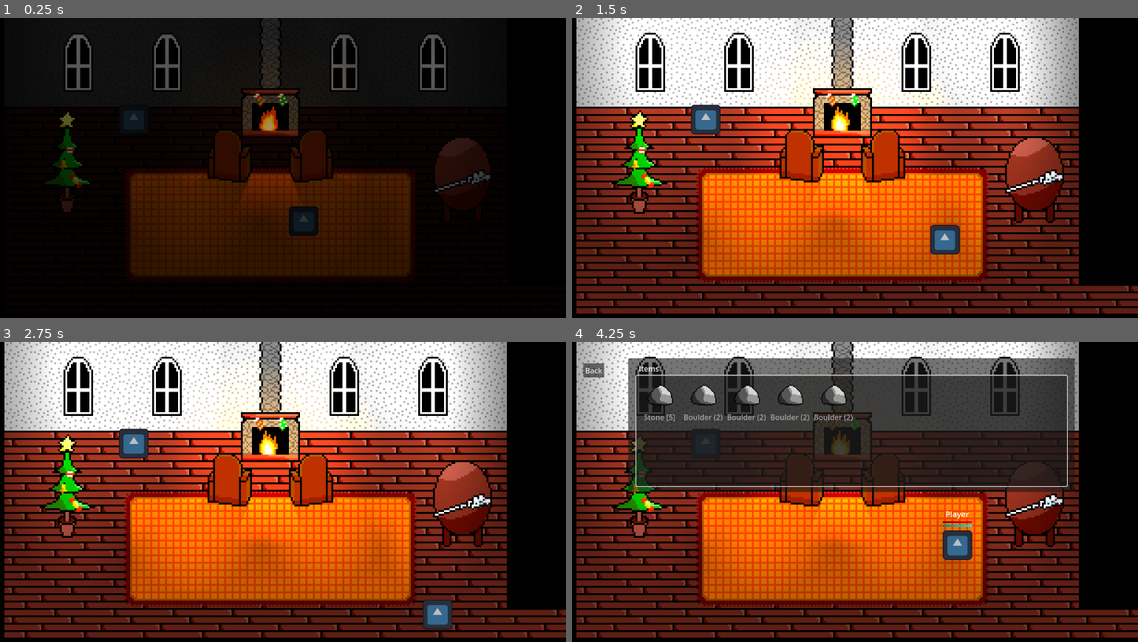
Above: before the commit, frames 1-4 (two rows, left to right).
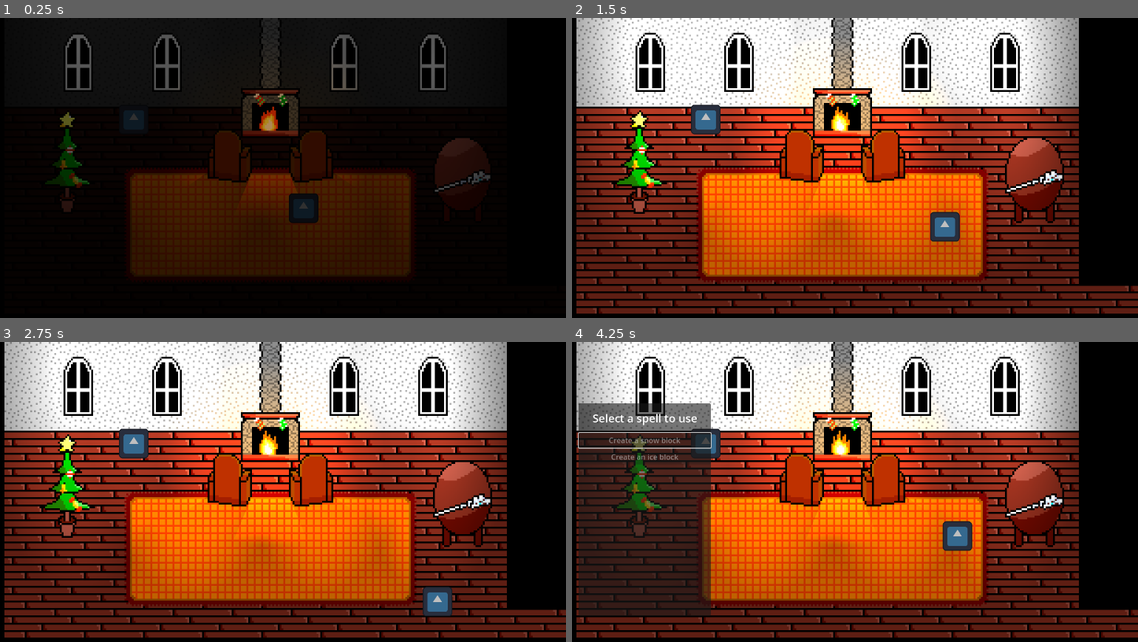
Above: after the commit, the same moments.

Repository: Monwiz/TheChristmasWand
Game: Godot game, scene res://Scenes/1.1home.tscn
Same seed, same stepped clock (60 frames per second), same inputs: the game is played once before the commit and once after it. The engine's default icon, where the game draws it, is replaced by a stand-in: a white triangle on a blue panel in a dark square.
Inputs:
- Up to frame 1 (0.25 s): no input
- Up to frame 2 (1.5 s): tap Enter (ui_accept) at 0.5, 0.77 s; hold Right (ui_right) 0.53-1.28 s; hold Down (ui_down) from 1.28 s (still down)
- Up to frame 3 (2.75 s): tap Enter (ui_accept) at 1.52 s; release Down (ui_down) at 2.03 s; hold Right (ui_right) from 2.03 s (still down)
- Up to frame 4 (4.25 s): release Right (ui_right) at 2.78 s; hold Up (ui_up) 2.78-3.53 s; tap Enter (ui_accept) at 3.02, 3.77 s; hold Left (ui_left) from 3.53 s (still down); tap Escape (ui_cancel) at 4.15 s

The runs differ from the first frame. In frame 1, 0.5% of the frame differs, in the area x 51-57%, y 58-73%; in frame 2, 0.6%; in frame 3, 0.6%; in frame 4, 38%, in the area x 1-89%, y 5-92%.

Commit message:
Add Interact Spells Menu + Fix bugs

Diff:
--- /dev/null
+++ b/Assets/Resources/InteractSpells/create_ice.tres
@@ -0,0 +1,8 @@
+[gd_resource type="Resource" load_steps=2 format=3 uid="uid://dwmsxkljj6jch"]
+
+[ext_resource type="Script" path="res://Scripts/Classes/Spells/create_ice.gd" id="1_1m2cu"]
+
+[resource]
+script = ExtResource("1_1m2cu")
+name = "Creating ice blocks"
+description = ""
--- /dev/null
+++ b/Assets/Resources/InteractSpells/create_snow.tres
@@ -0,0 +1,8 @@
+[gd_resource type="Resource" load_steps=2 format=3 uid="uid://dnbhsj8dhoran"]
+
+[ext_resource type="Script" path="res://Scripts/Classes/Spells/create_snow.gd" id="1_m03dg"]
+
+[resource]
+script = ExtResource("1_m03dg")
+name = "Creating snow blocks"
+description = ""
--- a/Characters/player.tscn
+++ b/Characters/player.tscn
@@ -34,19 +34,18 @@
 [sub_resource type="AnimationNodeStateMachine" id="AnimationNodeStateMachine_kyh5f"]
 
 [sub_resource type="RectangleShape2D" id="RectangleShape2D_i8jjn"]
-size = Vector2(16, 8)
+size = Vector2(16, 5.5)
 
 [node name="Player" type="CharacterBody2D"]
-position = Vector2(0, -4)
 motion_mode = 1
 script = ExtResource("1_foq6m")
 
 [node name="Label" type="Label" parent="."]
 visible = false
 offset_left = -11.0
-offset_top = -20.0
+offset_top = -27.0
 offset_right = 77.0
-offset_bottom = 4.0
+offset_bottom = -3.0
 scale = Vector2(0.25, 0.25)
 theme_override_font_sizes/font_size = 17
 text = "Player"
@@ -54,6 +53,7 @@
 
 [node name="Sprite" type="AnimatedSprite2D" parent="."]
 light_mask = 0
+position = Vector2(0, -7)
 scale = Vector2(0.125, 0.125)
 sprite_frames = SubResource("SpriteFrames_esvo0")
 animation = &"walking"
@@ -65,20 +65,26 @@
 tree_root = SubResource("AnimationNodeStateMachine_kyh5f")
 
 [node name="CollisionShape2D" type="CollisionShape2D" parent="."]
-position = Vector2(0, 4)
+position = Vector2(0, -0.25)
 shape = SubResource("RectangleShape2D_i8jjn")
 
 [node name="HealthBar" parent="." instance=ExtResource("3_l407u")]
 visible = false
-offset_top = -13.0
-offset_bottom = -12.0
+offset_top = -20.0
+offset_bottom = -19.0
 tint_progress = Color(1, 0, 0, 1)
 
 [node name="MagicBar" parent="." instance=ExtResource("3_l407u")]
 visible = false
+offset_top = -18.0
+offset_bottom = -17.0
 tint_progress = Color(0, 1, 1, 1)
 
 [node name="RayCast2D" type="RayCast2D" parent="."]
-position = Vector2(0, 4)
 target_position = Vector2(0, 12)
 collision_mask = 2
+
+[node name="SpellRay" type="RayCast2D" parent="."]
+target_position = Vector2(0, 96)
+collision_mask = 2
+collide_with_areas = true
--- a/Scenes/1.1home.tscn
+++ b/Scenes/1.1home.tscn
@@ -347,6 +347,7 @@
 position = Vector2(312.25, 152.25)
 script = ExtResource("5_0foww")
 new_scene_location = "res://Scenes/1yard.tscn"
+new_position = Vector2(960, 585)
 
 [node name="CollisionShape2D" type="CollisionShape2D" parent="Exit"]
 shape = SubResource("RectangleShape2D_xsw0a")
--- a/Scenes/10mountain_pass.tscn
+++ b/Scenes/10mountain_pass.tscn
@@ -144,7 +144,6 @@
 
 [node name="PointLight2D" type="PointLight2D" parent="Player"]
 z_as_relative = false
-position = Vector2(-0.25, 7)
 scale = Vector2(0.40625, 0.257812)
 energy = 0.75
 blend_mode = 1
--- a/Scenes/1yard.tscn
+++ b/Scenes/1yard.tscn
@@ -231,6 +231,8 @@
 [node name="Door" type="StaticBody2D" parent="Layers/Objects"]
 y_sort_enabled = true
 position = Vector2(243, 134.5)
+collision_layer = 3
+collision_mask = 0
 script = ExtResource("3_m7pca")
 new_scene_location = "res://Scenes/1.1home.tscn"
 new_position = Vector2(1150, 600)
@@ -249,6 +251,8 @@
 z_as_relative = false
 y_sort_enabled = true
 position = Vector2(222, 132)
+collision_layer = 3
+collision_mask = 0
 script = ExtResource("5_62wqk")
 
 [node name="AnimatedSprite2D" type="AnimatedSprite2D" parent="Layers/Objects/Mailbox"]
@@ -286,7 +290,7 @@
 
 [node name="Player" parent="." instance=ExtResource("8_odu1w")]
 y_sort_enabled = true
-position = Vector2(240, 137.75)
+position = Vector2(240, 146)
 
 [node name="Camera2D" type="Camera2D" parent="Player"]
 limit_left = 0
@@ -298,7 +302,6 @@
 
 [node name="PointLight2D" type="PointLight2D" parent="Player"]
 z_as_relative = false
-position = Vector2(-0.25, 7)
 scale = Vector2(0.40625, 0.257812)
 energy = 0.75
 blend_mode = 1
--- a/Scenes/2village_path.tscn
+++ b/Scenes/2village_path.tscn
@@ -146,7 +146,6 @@
 
 [node name="PointLight2D" type="PointLight2D" parent="Player"]
 z_as_relative = false
-position = Vector2(-0.25, 7)
 scale = Vector2(0.40625, 0.257812)
 energy = 0.75
 blend_mode = 1
@@ -176,6 +175,8 @@
 autoplay = "fade-in"
 
 [node name="Layers" type="Node2D" parent="."]
+z_as_relative = false
+y_sort_enabled = true
 
 [node name="Ground" type="TileMapLayer" parent="Layers"]
 z_index = -5
@@ -222,7 +223,7 @@
 scale = Vector2(9.0461, -1.16323)
 script = ExtResource("10_6kyxu")
 new_scene_location = "res://Scenes/3village.tscn"
-new_position = Vector2(1280, 3520)
+new_position = Vector2(1280, 3500)
 
 [node name="CollisionShape2D" type="CollisionShape2D" parent="Layers/Objects/TeleportZones/Village"]
 position = Vector2(-12.685, -214.919)
--- a/Scenes/3village.tscn
+++ b/Scenes/3village.tscn
@@ -159,7 +159,6 @@
 
 [node name="PointLight2D" type="PointLight2D" parent="Player"]
 z_as_relative = false
-position = Vector2(-0.25, 7)
 scale = Vector2(0.40625, 0.257812)
 energy = 0.75
 blend_mode = 1
@@ -189,6 +188,8 @@
 autoplay = "fade-in"
 
 [node name="Layers" type="Node2D" parent="."]
+z_as_relative = false
+y_sort_enabled = true
 
 [node name="Ground" type="TileMapLayer" parent="Layers"]
 z_index = -5
--- a/Scenes/4jethro_yard.tscn
+++ b/Scenes/4jethro_yard.tscn
@@ -179,7 +179,6 @@
 
 [node name="PointLight2D" type="PointLight2D" parent="Player"]
 z_as_relative = false
-position = Vector2(-0.25, 7)
 scale = Vector2(0.40625, 0.257812)
 energy = 0.75
 blend_mode = 1
@@ -246,6 +245,8 @@
 [node name="Door" type="StaticBody2D" parent="Layers"]
 z_as_relative = false
 position = Vector2(329.006, 358.08)
+collision_layer = 3
+collision_mask = 0
 script = ExtResource("6_eckr7")
 new_scene_location = "res://Scenes/4.1jethro_cabin.tscn"
 
--- a/Scenes/5road.tscn
+++ b/Scenes/5road.tscn
@@ -145,7 +145,6 @@
 
 [node name="PointLight2D" type="PointLight2D" parent="Player"]
 z_as_relative = false
-position = Vector2(-0.25, 7)
 scale = Vector2(0.40625, 0.257812)
 energy = 0.75
 blend_mode = 1
--- a/Scenes/6dark_elves_trap.tscn
+++ b/Scenes/6dark_elves_trap.tscn
@@ -144,7 +144,6 @@
 
 [node name="PointLight2D" type="PointLight2D" parent="Player"]
 z_as_relative = false
-position = Vector2(-0.25, 7)
 scale = Vector2(0.40625, 0.257812)
 energy = 0.75
 blend_mode = 1
--- a/Scenes/7road.tscn
+++ b/Scenes/7road.tscn
@@ -143,7 +143,6 @@
 
 [node name="PointLight2D" type="PointLight2D" parent="Player"]
 z_as_relative = false
-position = Vector2(-0.25, 7)
 scale = Vector2(0.40625, 0.257812)
 energy = 0.75
 blend_mode = 1
@@ -227,7 +226,7 @@
 scale = Vector2(-8.19934, -1.74985)
 script = ExtResource("6_qkn3g")
 new_scene_location = "res://Scenes/8puzzles.tscn"
-new_position = Vector2(1736, 3520)
+new_position = Vector2(1736, 3500)
 
 [node name="CollisionShape2D" type="CollisionShape2D" parent="Layers/TeleportZones/Puzzles"]
 position = Vector2(-0.0613823, -0.876302)
--- a/Scenes/8puzzles.tscn
+++ b/Scenes/8puzzles.tscn
@@ -149,7 +149,6 @@
 
 [node name="PointLight2D" type="PointLight2D" parent="Player"]
 z_as_relative = false
-position = Vector2(-0.25, 7)
 scale = Vector2(0.40625, 0.257812)
 energy = 0.75
 blend_mode = 1
@@ -213,7 +212,7 @@
 position = Vector2(909.25, 233.5)
 scale = Vector2(-0.797819, -8.57818)
 script = ExtResource("10_i77fw")
-new_scene_location = "res://Scenes/1yard.tscn"
+new_scene_location = "res://Scenes/7road.tscn"
 new_position = Vector2(3264, 1086)
 
 [node name="CollisionShape2D" type="CollisionShape2D" parent="Layers/Objects/TeleportZones/Road3"]
--- a/Scenes/9puzzles.tscn
+++ b/Scenes/9puzzles.tscn
@@ -152,7 +152,6 @@
 
 [node name="PointLight2D" type="PointLight2D" parent="Player"]
 z_as_relative = false
-position = Vector2(-0.25, 7)
 scale = Vector2(0.40625, 0.257812)
 energy = 0.75
 blend_mode = 1
--- /dev/null
+++ b/Scripts/Classes/Spells/create_ice.gd
@@ -0,0 +1,36 @@
+extends Spell
+
+func _init() -> void:
+	type = Types.DEACTIVATABLE
+	set_button()
+
+func set_button():
+	button = Button.new()
+	button.text = "Create an ice block"
+	button.alignment = HORIZONTAL_ALIGNMENT_CENTER
+	button.mouse_filter = Control.MOUSE_FILTER_IGNORE
+	button.custom_minimum_size.y = 32
+	button.pressed.connect(use)
+
+func update():
+	var ray: RayCast2D = Stats.player.get_node("SpellRay")
+	while ray.is_colliding():
+		var obj = ray.get_collider()
+		if obj is Spawner:
+			button.disabled = false
+			return
+		else:
+			ray.add_exception(obj)
+			ray.force_raycast_update()
+	button.disabled = true
+
+func use():
+	var ray: RayCast2D = Stats.player.get_node("SpellRay")
+	while ray.is_colliding():
+		var obj = ray.get_collider()
+		if obj is Spawner:
+			obj.spawn_ice()
+			break
+		else:
+			ray.add_exception(obj)
+			ray.force_raycast_update()
--- /dev/null
+++ b/Scripts/Classes/Spells/create_snow.gd
@@ -0,0 +1,36 @@
+extends Spell
+
+func _init() -> void:
+	type = Types.DEACTIVATABLE
+	set_button()
+
+func set_button():
+	button = Button.new()
+	button.text = "Create a snow block"
+	button.alignment = HORIZONTAL_ALIGNMENT_CENTER
+	button.mouse_filter = Control.MOUSE_FILTER_IGNORE
+	button.custom_minimum_size.y = 32
+	button.pressed.connect(use)
+
+func update():
+	var ray: RayCast2D = Stats.player.get_node("SpellRay")
+	while ray.is_colliding():
+		var obj = ray.get_collider()
+		if obj is Spawner:
+			button.disabled = false
+			return
+		else:
+			ray.add_exception(obj)
+			ray.force_raycast_update()
+	button.disabled = true
+
+func use():
+	var ray: RayCast2D = Stats.player.get_node("SpellRay")
+	while ray.is_colliding():
+		var obj = ray.get_collider()
+		if obj is Spawner:
+			obj.spawn_snow()
+			break
+		else:
+			ray.add_exception(obj)
+			ray.force_raycast_update()
--- /dev/null
+++ b/Scripts/Classes/spell.gd
@@ -0,0 +1,9 @@
+extends Resource
+class_name Spell
+
+@export var name: String
+@export_multiline var description: String
+var type: Types
+var button: Button
+
+enum Types { SIMPLE, DEACTIVATABLE, SWITCHABLE }
--- a/Scripts/Global/stats.gd
+++ b/Scripts/Global/stats.gd
@@ -62,6 +62,8 @@
 		add_item(stone)
 		var boulder = load("res://Assets/Resources/Items/boulder.tres")
 		add_item(boulder)
+	interact_spells.append(load("res://Assets/Resources/InteractSpells/create_snow.tres"))
+	interact_spells.append(load("res://Assets/Resources/InteractSpells/create_ice.tres"))
 #	add_item(preload("res://Assets/Resources/Items/stone.tres"))
 #	add_item(salad.duplicate())
 #If you use this in your project, you can add the speed of fighting of an entity
--- a/Scripts/Objects/spawner.gd
+++ b/Scripts/Objects/spawner.gd
@@ -1,4 +1,5 @@
 extends Area2D
+class_name Spawner
 
 var ice = preload("res://Objects/ice.tscn")
 var snow = preload("res://Objects/snow.tscn")
@@ -8,19 +9,23 @@
 	if object: return
 	object = ice.instantiate()
 	object.tree_exited.connect(despawn)
+	$AnimatedSprite2D.play("disabled")
 	add_child(object)
+	await get_tree().physics_frame #saves from collision because of wrong scaling
+	await get_tree().physics_frame
 	object.get_node("CollisionShape2D").scale = Vector2(4,4) #for some reason it becomes 0.25x after adding to a scene
 	object.get_node("Sprite2D").scale = Vector2(4,4)
-	$AnimatedSprite2D.play("disabled")
 
 func spawn_snow():
 	if object: return
 	object = snow.instantiate()
 	object.tree_exited.connect(despawn)
+	$AnimatedSprite2D.play("disabled")
 	add_child(object)
+	await get_tree().physics_frame #just saves from showing as big
+	await get_tree().physics_frame
 	object.get_node("CollisionShape2D").scale = Vector2(4,4)
 	object.get_node("Sprite2D").scale = Vector2(4,4)
-	$AnimatedSprite2D.play("disabled")
 
 func despawn():
 	object = null
--- /dev/null
+++ b/Scripts/Systems/interactive_spells_menu.gd
@@ -0,0 +1,37 @@
+extends Panel
+
+@onready var cont = $VBoxContainer
+
+func _physics_process(delta: float) -> void:
+	if Input.is_action_just_pressed("ui_cancel"):
+		if visible:
+			close()
+		else:
+			open()
+
+func open():
+	update()
+	visible = true
+	Stats.player.set_physics_process(false)
+	if cont.get_child_count() != 0:
+		cont.get_children()[0].grab_focus()
+
+func close():
+	visible = false
+	Stats.player.set_physics_process(true)
+
+func update():
+	for child in cont.get_children():
+		cont.remove_child(child)
+	for spell in Stats.interact_spells:
+		if not spell.button:
+			spell.set_button()
+		var btn = spell.button
+		if spell.type == Spell.Types.DEACTIVATABLE:
+			spell.update()
+		btn.pressed.connect(close)
+		cont.add_child(btn)
+
+func free() -> void:
+	for child in cont.get_children():
+		cont.remove_child(child)
--- a/Scripts/Systems/menu.gd
+++ b/Scripts/Systems/menu.gd
@@ -7,7 +7,7 @@
 	$"../Back".connect("button_down",close)
 
 func _physics_process(delta: float) -> void:
-	if Input.is_action_just_pressed("ui_cancel"):
+	if Input.is_action_just_pressed("inventory"):
 		if menu_open:
 			close()
 			menu_open = false
--- a/Scripts/player.gd
+++ b/Scripts/player.gd
@@ -9,6 +9,7 @@
 var skipping_iteration: bool = false
 var menu_open = false
 @onready var ray: RayCast2D = $RayCast2D
+@onready var spell_ray: RayCast2D = $SpellRay
 
 signal dead()
 
@@ -27,17 +28,29 @@
 	if Input.is_action_just_pressed("ui_left") or Input.is_action_just_pressed("ui_right"):
 		var direction_x = Input.get_axis("ui_left", "ui_right")
 		velocity.x = direction_x * SPEED
-		ray.target_position.x = 12 if direction_x > 0 else -12
+		if direction_x > 0:
+			ray.target_position.x = 12
+			spell_ray.target_position.x = 96
+		else:
+			ray.target_position.x = -12
+			spell_ray.target_position.x = -96
 
 		velocity.y = move_toward(velocity.y, 0, SPEED)
 		ray.target_position.y = 0
+		spell_ray.target_position.y = 0
 	elif Input.is_action_just_pressed("ui_up") or Input.is_action_just_pressed("ui_down"):
 		var direction_y = Input.get_axis("ui_up", "ui_down")
 		velocity.y = direction_y * SPEED
-		ray.target_position.y = 12 if direction_y > 0 else -12
+		if direction_y > 0:
+			ray.target_position.y = 12
+			spell_ray.target_position.y = 96
+		else:
+			ray.target_position.y = -12
+			spell_ray.target_position.y = -96
 
 		velocity.x = move_toward(velocity.x, 0, SPEED)
 		ray.target_position.x = 0
+		spell_ray.target_position.x = 0
 
 
 	elif Input.is_action_just_released("ui_left") or Input.is_action_just_released("ui_right"):
@@ -46,14 +59,24 @@
 		var direction_y = Input.get_axis("ui_up", "ui_down")
 		if direction_y:
 			velocity.y = direction_y * SPEED
-			ray.target_position.y = 12 if direction_y > 0 else -12
+			if direction_y > 0:
+				ray.target_position.y = 12
+				spell_ray.target_position.y = 96
+			else:
+				ray.target_position.y = -12
+				spell_ray.target_position.y = -96
 	elif Input.is_action_just_released("ui_up") or Input.is_action_just_released("ui_down"):
 		velocity.y = move_toward(velocity.y, 0, SPEED)
 
 		var direction_x = Input.get_axis("ui_left", "ui_right")
 		if direction_x:
 			velocity.x = direction_x * SPEED
-			ray.target_position.x = 12 if direction_x > 0 else -12
+			if direction_x > 0:
+				ray.target_position.x = 12
+				spell_ray.target_position.x = 96
+			else:
+				ray.target_position.x = -12
+				spell_ray.target_position.x = -96
 
 	move_and_slide()
 
--- a/Ui/gui.tscn
+++ b/Ui/gui.tscn
@@ -1,9 +1,10 @@
-[gd_scene load_steps=6 format=3 uid="uid://h3xrvmpf1noe"]
+[gd_scene load_steps=7 format=3 uid="uid://h3xrvmpf1noe"]
 
 [ext_resource type="Script" path="res://Scripts/Systems/menu.gd" id="1_wmuum"]
 [ext_resource type="PackedScene" uid="uid://33dlfcgvy37v" path="res://Ui/battle.tscn" id="1_wrsa7"]
 [ext_resource type="Theme" uid="uid://qagfmr7thawf" path="res://Assets/Other/dialogue.tres" id="2_q21w8"]
 [ext_resource type="Script" path="res://Scripts/Systems/dialogue_box.gd" id="3_7op4r"]
+[ext_resource type="Script" path="res://Scripts/Systems/interactive_spells_menu.gd" id="3_hvgqa"]
 [ext_resource type="Script" path="res://Scripts/choices.gd" id="4_b1t56"]
 
 [node name="Gui" type="CanvasLayer"]
@@ -67,6 +68,34 @@
 
 [node name="Battle" parent="." instance=ExtResource("1_wrsa7")]
 visible = false
+
+[node name="ChristmasWand" type="Panel" parent="."]
+visible = false
+offset_left = 69.0
+offset_top = 133.0
+offset_right = 355.0
+offset_bottom = 593.0
+script = ExtResource("3_hvgqa")
+
+[node name="Label" type="Label" parent="ChristmasWand"]
+layout_mode = 1
+anchors_preset = 10
+anchor_right = 1.0
+offset_bottom = 64.0
+grow_horizontal = 2
+theme_override_font_sizes/font_size = 24
+text = "Select a spell to use"
+horizontal_alignment = 1
+vertical_alignment = 1
+
+[node name="VBoxContainer" type="VBoxContainer" parent="ChristmasWand"]
+layout_mode = 1
+anchors_preset = 15
+anchor_right = 1.0
+anchor_bottom = 1.0
+offset_top = 64.0
+grow_horizontal = 2
+grow_vertical = 2
 
 [node name="DialogueRelevant" type="Control" parent="."]
 layout_mode = 3
--- a/project.godot
+++ b/project.godot
@@ -66,6 +66,11 @@
 , Object(InputEventKey,"resource_local_to_scene":false,"resource_name":"","device":-1,"window_id":0,"alt_pressed":false …(183 unchanged characters)…
 ]
 }
+inventory={
+"deadzone": 0.5,
+"events": [Object(InputEventKey,"resource_local_to_scene":false,"resource_name":"","device":-1,"window_id":0,"alt_pressed":false,"shift_pressed":false,"ctrl_pressed":false,"meta_pressed":false,"pressed":false,"keycode":0,"physical_keycode":67,"key_label":0,"unicode":99,"location":0,"echo":false,"script":null)
+]
+}
 
 [layer_names]
 
